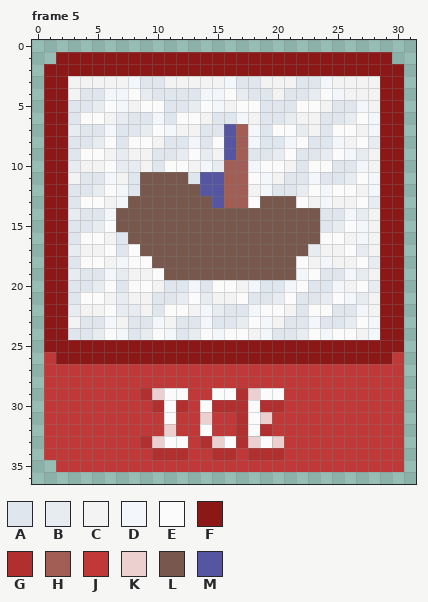
Pixel-art file, stored at Assets/Assets/Sprites/Aseprite/IceBox.aseprite. The first picture shows the starting point.
32x37 pixels, 5 frames. Colours within 5 levels of each other are drawn and written as one. Shown: frame 5. The commit also changed other frames, which this record leaves out.
Visible layers, top first: "Layer 4", "Layer 5" opacity 74%, "Layer 1".
Palette (. is transparent): A #e0e6ed  B #e7ecf1  C #f3f3f3  D #f3f7fb  E #fbfbfb  F #8b1717  G #b22f2f  H #a25d55  J #c13838  K #eccfcf  L #78584d  M #5555a2
Pixels before, frame 5, first column x 1:
 1 .FFFFFFFFFFFFFFFFFFFFFFFFFFFF.
 2 FFFFFFFFFFFFFFFFFFFFFFFFFFFFFF
 3 FFCCCCCDAACCCCCDAACCCAADCCCCFF
 4 FFCAADDEBAAAADDEBAACAABEDCCCFF
 5 FFAABEDCEEAABEDCEEAAAEECAADCFF
 6 FFAEECBAADAEECAADCAABCCAABEDFF
 7 FFBAADAABEDCCAAMHDAEEBCAEECDFF
 8 FFAABEAEECAADAEMHDAADEAADCEBFF
 9 FFAEECBCCAABEBCMHAABEAABEDBCFF
10 FFBCCEBBCAEECDBHHDEECAEEAADCFF
11 FFCAADCALLLLAMMHHEDCAADAABEDFF
12 FFAABEDALLLLLMMHHCDAABEDEECDFF
13 FFAEECDLLLLLLLMHHELLLECDCCEBFF
14 FFBAADLLLLLLLLLLLLLLLLLAADBCFF
15 FFAABELLLLLLLLLLLLLLLLLABEDCFF
16 FFAEECALLLLLLLLLLLLLLLLEECDCFF
17 FFBCCEAELLLLLLLLLLLLLLBCCEBCFF
18 FFAEECDEELLLLLLLLLLLLECDCCEBFF
19 FFBAADBCCELLLLLLLLLLLDEAADBCFF
20 FFAABEAEECAADAEECDAADEAADCEBFF
21 FFAEECBCCAABEBCCEAABEAABEDBCFF
22 FFBCCEBBCAEECDBAADEECAEEAADCFF
23 FFCAADCAADCAADAABEDCAADAABEDFF
24 FFAABEDABEDABEDEECDAABEDEECDFF
25 FFFFFFFFFFFFFFFFFFFFFFFFFFFFFF
26 JFFFFFFFFFFFFFFFFFFFFFFFFFFFFJ
27 JJJJJJJJJJJJJJJJJJJJJJJJJJJJJJ
28 JJJJJJJJJJJJJJJJJJJJJJJJJJJJJJ
29 JJJJJJJJGKEEJJEEGKEEJJJJJJJJJJ
30 JJJJJJJJJGEGJEGGGEGGJJJJJJJJJJ
31 JJJJJJJJJJEJJKJJGEKJJJJJJJJJJJ
32 JJJJJJJJJJKJJEJJGEGJJJJJJJJJJJ
33 JJJJJJJJGKEEJGKEGKEKJJJJJJJJJJ
34 JJJJJJJJJGGGJJGGJGGGJJJJJJJJJJ
35 .JJJJJJJJJJJJJJJJJJJJJJJJJJJJJ
The same view after the edit:
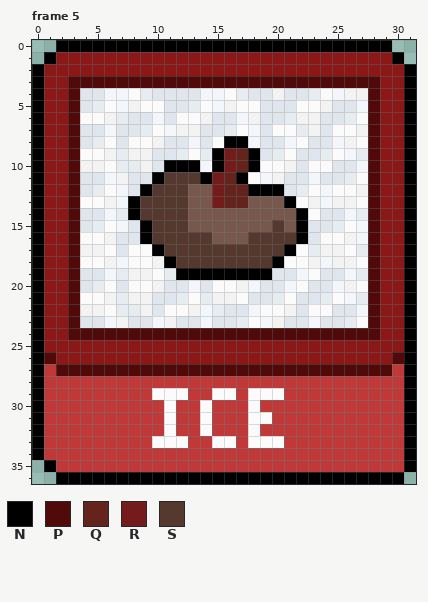
Colours new in this view: N #000000  P #510a0a  Q #64231c  R #741c1c  S #55392f
The edit:
Changed rows in their new state; - is an unchanged pixel.
Frame 5, layers "Layer 4", "Layer 5", "Layer 1":
first column x 0:
 0 --NNNNNNNNNNNNNNNNNNNNNNNNNNNN--
 1 -N----------------------------N-
 2 N------------------------------N
 3 N--PPPPPPPPPPPPPPPPPPPPPPPPPP--N
 4 N--P------------------------P--N
 5 N--P------------------------P--N
 6 N--P------------------------P--N
 7 N--P------------BE----------P--N
 8 N--P------------NN----------P--N
 9 N--P-----------NRQN---------P--N
10 N--P-------NNN-NRQN---------P--N
11 N--P-----ANSSSNRQN----------P--N
12 N--P-----NSSS-LRQQNNN-------P--N
13 N--P----NSSSS--RQQL--N------P--N
14 N--P---BNSSSS---------NE----P--N
15 N--P---DANSSS-------S-NA----P--N
16 N--P----ANSSSSS---SSSSNA----P--N
17 N--P-----ENSSSSSSSSSSNE-----P--N
18 N--P------CNSSSSSSSSNE------P--N
19 N--P-------BNNNNNNNNAA------P--N
20 N--P------------------------P--N
21 N--P------------------------P--N
22 N--P------------------------P--N
23 N--P------------------------P--N
24 N--PPPPPPPPPPPPPPPPPPPPPPPPPP--N
25 N------------------------------N
26 NP----------------------------PN
27 N-PPPPPPPPPPPPPPPPPPPPPPPPPPPP-N
28 N------------------------------N
29 N--------JE------JE------------N
30 N---------J-J--JJJ-JJ----------N
31 N-------------E--J-E-----------N
32 N----------E-----J-J-----------N
33 N--------JE---JE-JE-E----------N
34 N---------JJJ--JJ-JJJ----------N
35 -N-----------------------------N
36 --NNNNNNNNNNNNNNNNNNNNNNNNNNNNN-
Boxes around the changes in both pictures, in picture pixels (x1, y1, x2, y2):
changed: (32, 40, 416, 484)
